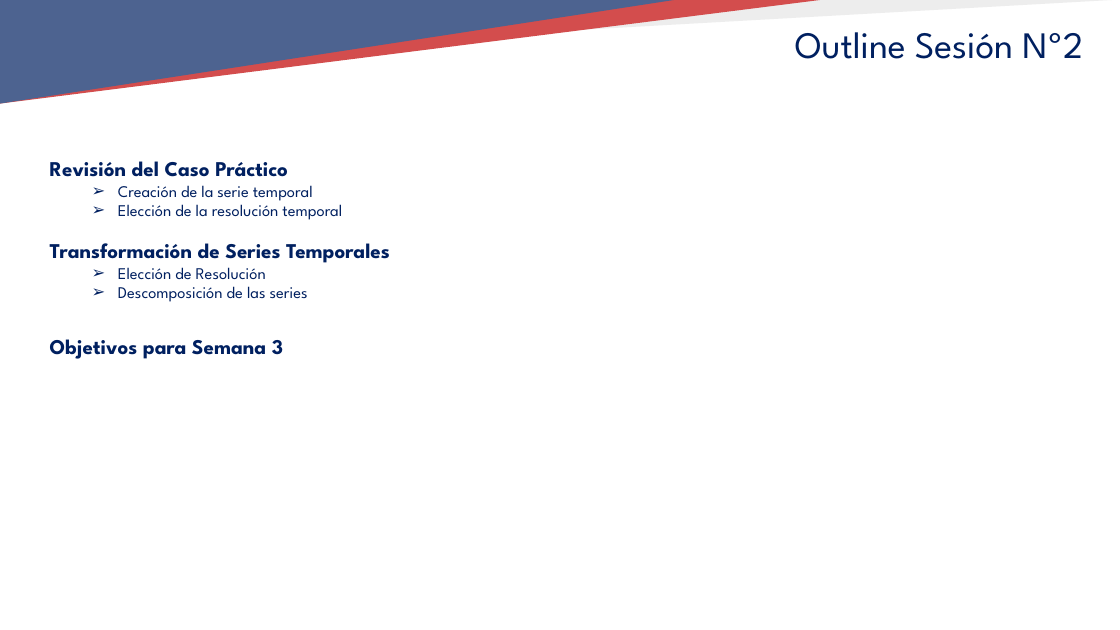
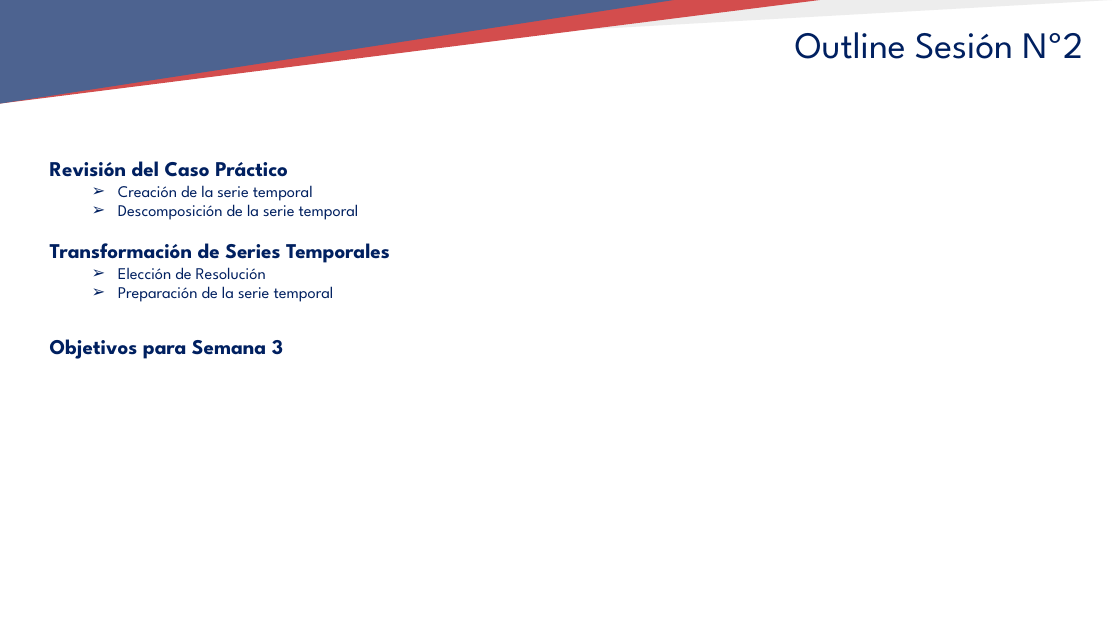
Before and after one commit to TeresaLS/timeseries_lab, a slide deck: slide 2 of 02_PREPARATION/02_PREPARACION_TSLAB.pptx (slide 3 before the commit). Drawn at 1120x630 pixels with LibreOffice and Linux fonts; fonts in the diff are those of the drawing; background and template pictures are left out. Boxes give left, top, right and bottom in pixels: in the first picture for what was removed or moved away, otherwise in the second. Text is boxed around its words. In the diff, an @@ line names an element or a change of style, - is before the commit and + after.

```diff
--- a/02_PREPARATION/02_PREPARACION_TSLAB.pptx
+++ b/02_PREPARATION/02_PREPARACION_TSLAB.pptx
@@ text at [118, 200, 359, 220]: text changed @@
-  ➢ Elección de la resolución temporal
+  ➢ Descomposición de la serie temporal
@@ text at [118, 286, 334, 302]: text changed @@
-  ➢ Descomposición de las series
+  ➢ Preparación de la serie temporal
```
Also in this commit, not shown: 3 other slides changed, 7 slides added.
